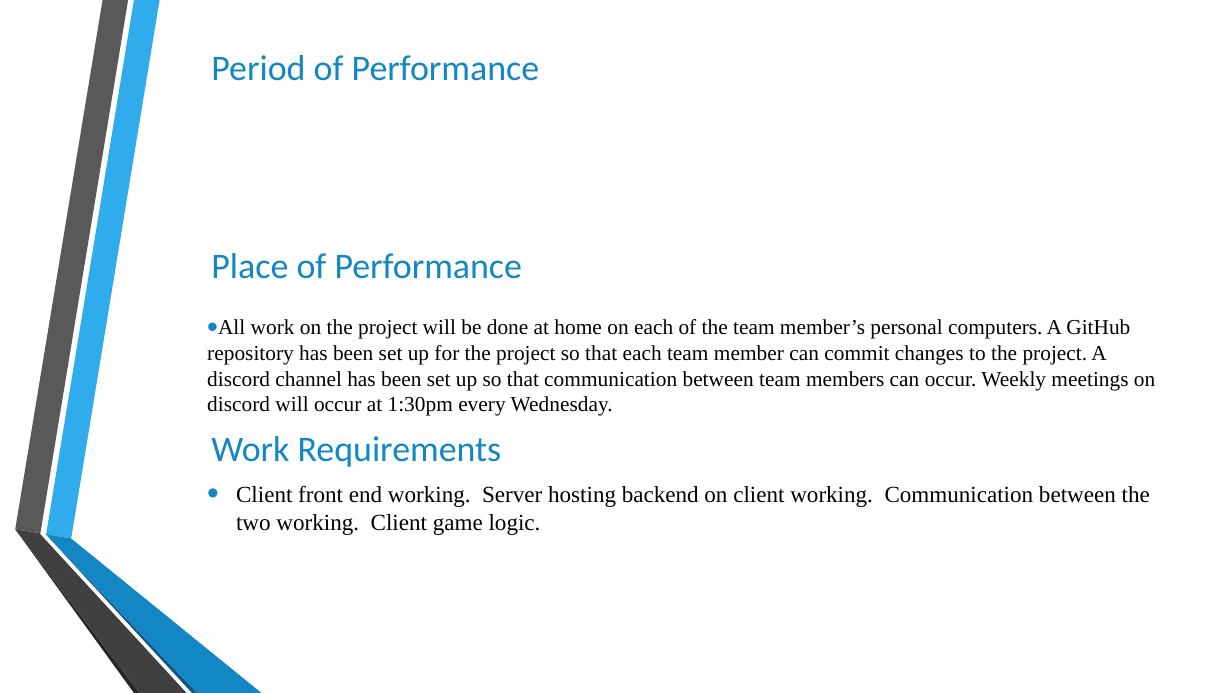
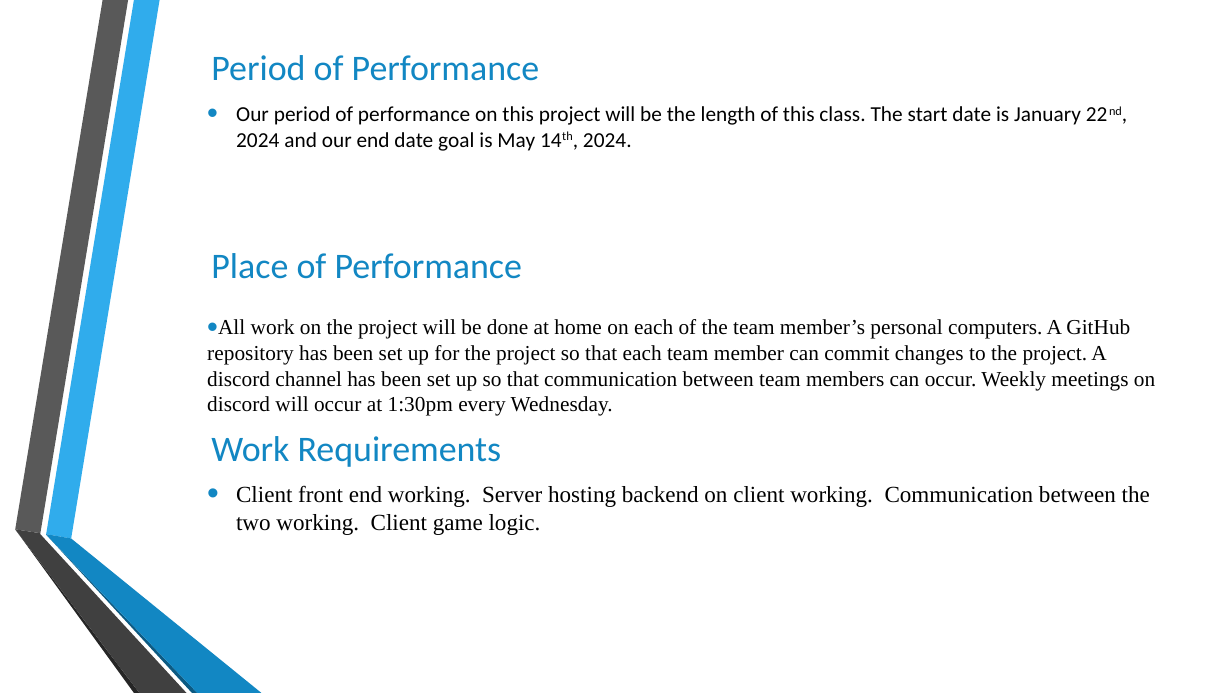
Before and after one commit to BrandonJamesDemeritt/Name-TBD, a slide deck: slide 8 of Team #2 Project Presentation.pptx. Drawn at 1232x693 pixels with LibreOffice and Linux fonts; fonts in the diff are those of the drawing; background and template pictures are left out. Boxes give left, top, right and bottom in pixels: in the first picture for what was removed or moved away, otherwise in the second. Text is boxed around its words. In the diff, an @@ line names an element or a change of style, - is before the commit and + after.

```diff
--- a/Team #2 Project Presentation.pptx
+++ b/Team #2 Project Presentation.pptx
@@ text added at (236,106,1081,151), 16.6 pt, text #000000 @@
+• Our period of performance on this project will be the length of this class. The start date is January 22nd, 2024 and our end date goal is May 14th, 2024.
```
Also in this commit, not shown: 3 other slides changed.
